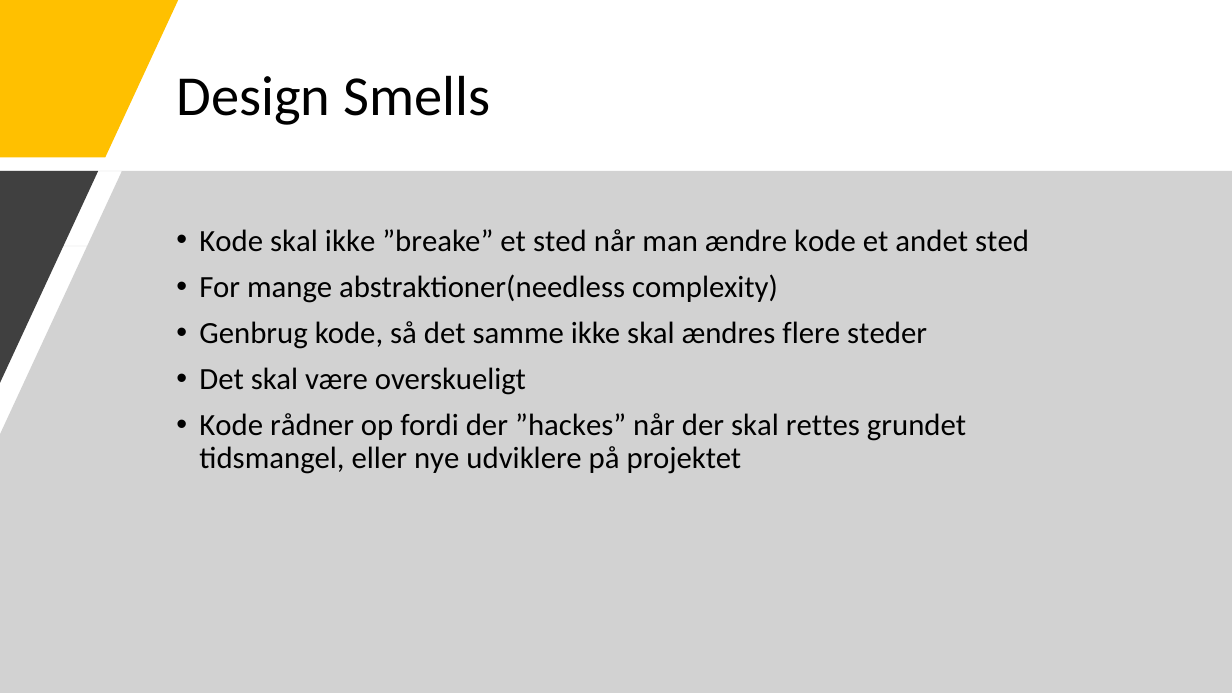
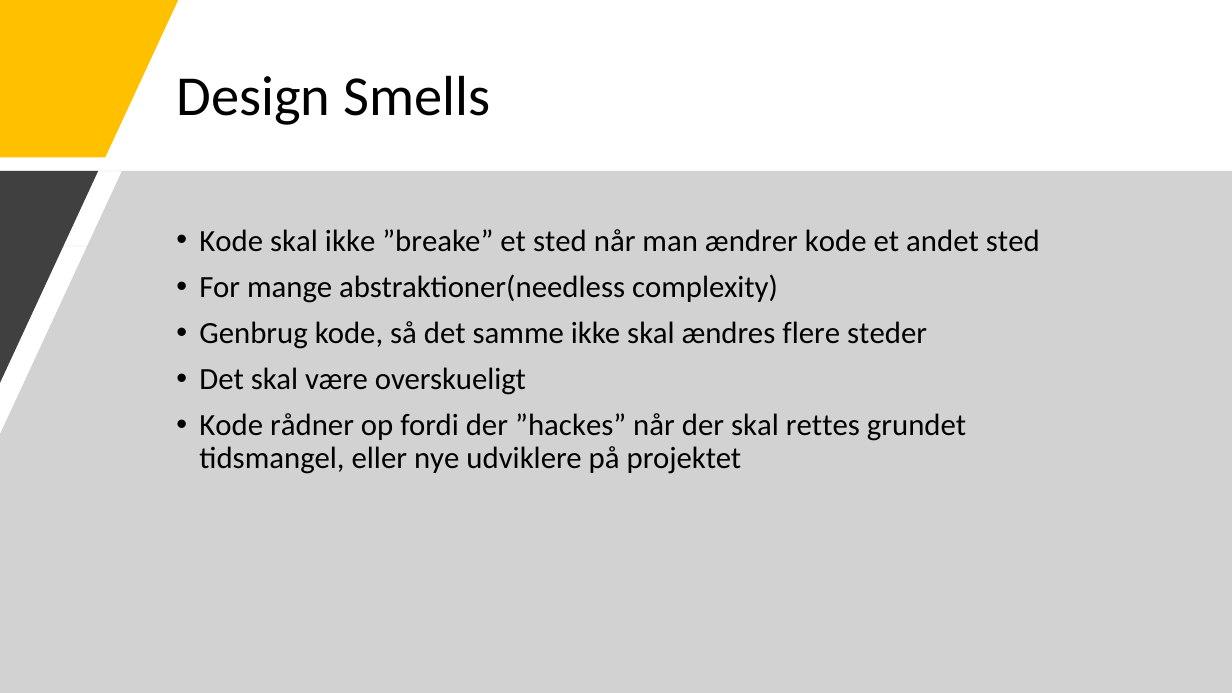
Before and after one commit to Bl0bb3r/KPU_CBD, a slide deck: slide 6 of Presentations/1_Komponenter_og_Design.pptx. Drawn at 1232x693 pixels with LibreOffice and Linux fonts; fonts in the diff are those of the drawing. Boxes give left, top, right and bottom in pixels: in the first picture for what was removed or moved away, otherwise in the second. Text is boxed around its words. In the diff, an @@ line names an element or a change of style, - is before the commit and + after.

```diff
--- a/Presentations/1_Komponenter_og_Design.pptx
+++ b/Presentations/1_Komponenter_og_Design.pptx
@@ text at [199, 229, 1040, 252]: text changed @@
-• Kode skal ikke ”breake” et sted når man ændre kode et andet sted
+• Kode skal ikke ”breake” et sted når man ændrer kode et andet sted
```
Also in this commit, not shown: 2 other slides changed, 10 other files.
